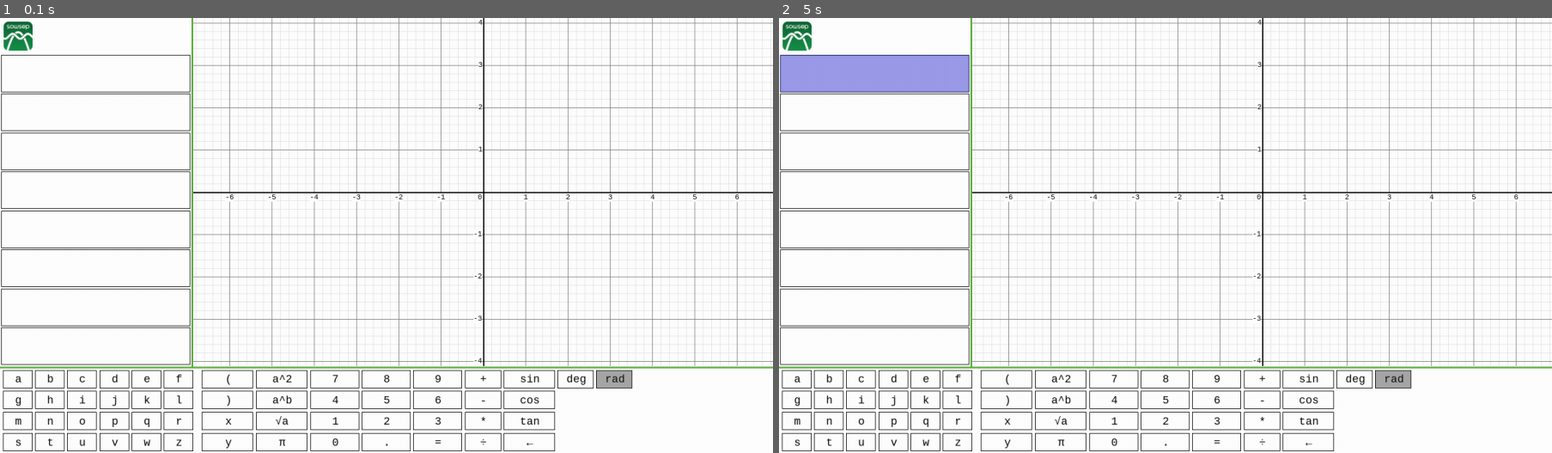
Above: before the commit, frames 1-2 (left to right).
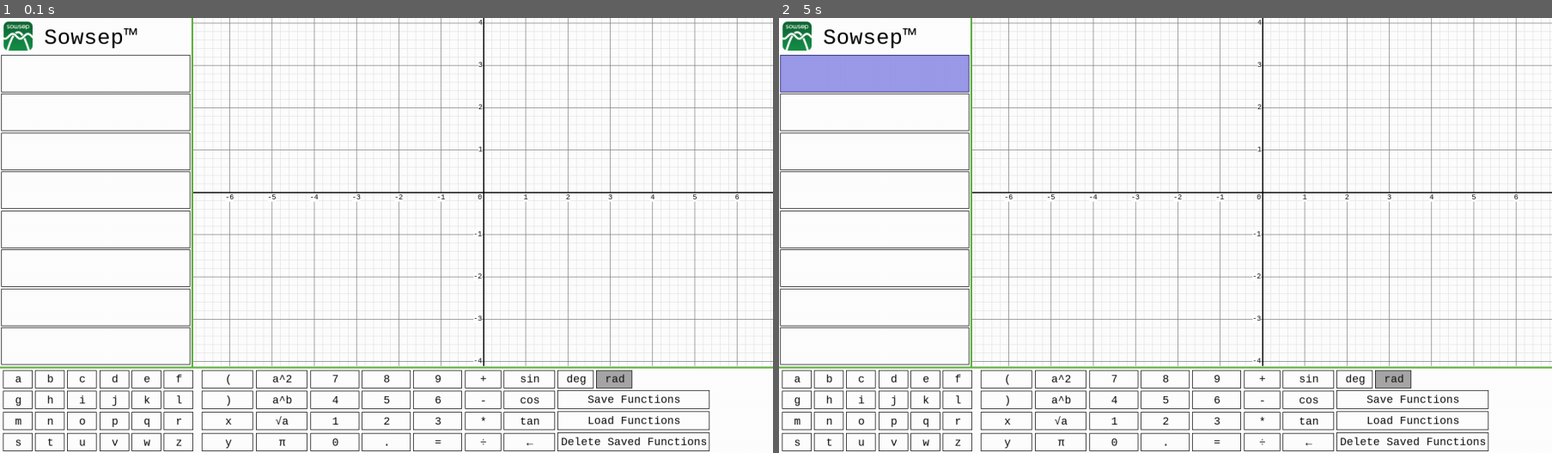
Above: after the commit, the same moments.

Repository: Asi4n-Inv4sion/Pygame-Graphing-Calculator
Game: pygame game, started from main.py
Same seed, same stepped clock (60 frames per second), same inputs: the game is played once before the commit and once after it.
Inputs (mouse positions are in pixels of both pictures, inside the frame that each line leads up to):
- Up to frame 1 (0.1 s): no input
- Up to frame 2 (5 s): click (871, 209) at 0.38 s; tap 2 at 0.67 s; tap 9 at 1.5 s; tap Enter at 1.83 s; tap 6 at 2.17 s; tap 0 at 2.5 s; hold Up 2.83-3.3 s; click (1412, 400) at 3.88 s, where only the run after the commit has a clickable "Save Functions"; click (1258, 274) at 4.45 s; click (964, 74) at 4.78 s

The runs differ from the first frame. In frame 1, 0.9% of the frame differs, in the area x 5-92%, y 2-100%; in frame 2, 0.9%.

Commit message:
Update main.py

Diff:
--- a/main.py
+++ b/main.py
@@ -2,7 +2,7 @@
 # Graphing Calculator for Pygame
 # Julian and Leo
 # User can input functions using the printed buttons or using their keyboard
-# for most functions
+# for most symbols
 # Given eight inputboxes to define variables or create functions
 #--------------------------------------------------------------------------------
 
@@ -83,6 +83,7 @@
 
     #Drawing extra GUI
     screen.blit(pymos,(6,6))
+    printText('Sowsep™',pygame.font.SysFont('consolas',40),screen,150,33)
     funcList.highlightSelectedCell(screen)
     angleMode.highlightCells(screen,[angleMode.text.index(radOrDeg)],(30,30,30))
     pygame.draw.line(screen,(97,178,66),(0.25*WIDTH-2,0),(0.25*WIDTH-2,0.8*HEIGHT),3)
@@ -97,6 +98,26 @@
     boxesUsed = [i for i,f in enumerate(funcs) if len(f) > 0]
     funcs = [Initialize(f) for f in funcs if len(f) > 0]
     return [getPoints(f,round(WIDTH*0.75),grid.scale) for f in funcs if type(f) == list and len(f) > 0]
+
+def fileFunc(f,mode):
+    if mode == 'save':
+        funcfile = open(f,'w')
+        funcfile.writelines('\n'.join(funcList.equations))
+        funcfile.close()
+    elif mode == 'load':
+        funcfile = open(f,'r')
+        funcList.equations = [line.strip() for line in funcfile.readlines()]
+        funcfile.close()
+    elif mode == 'delete':
+        funcfile = open(f,'w')
+        funcfile.writelines('')
+        funcfile.close()
+
+def printText(text, font, canvas, x, y):
+    theText = font.render(text, 1, (0,0,0))
+    textbox = theText.get_rect()
+    textbox.center = (x, y)
+    canvas.blit(theText, textbox)
 
 # keyboard grids
 grid = CalcGrid(70,70)
@@ -108,7 +129,8 @@
 miscfunc = Grid((WIDTH//2-0.24*WIDTH,0.8*HEIGHT+5,0.07*WIDTH,0.2*HEIGHT-5),4,1,1,2,('monospace',18),(0,0,0),['(',')','x','y'],True)
 variables = Grid((3,0.8*HEIGHT+5,0.25*WIDTH,0.2*HEIGHT-5),4,6,1,2,('monospace',18),(0,0,0),['a','b','c','d','e','f','g','h','i','j','k','l','m','n','o','p','q','r','s','t','u','v','w','z'],True)
 angleMode = Grid((WIDTH//2+0.22*WIDTH,0.8*HEIGHT+5,0.1*WIDTH,0.05*HEIGHT-2),1,2,1,2,('monospace',18),(0,0,0),['deg','rad'],True)
-keyboard = [keypad,operationpad,trigfunc,expofunc,miscfunc,variables,angleMode]
+filebuttons = Grid((WIDTH//2+0.22*WIDTH,0.85*HEIGHT+2,0.2*WIDTH,0.15*HEIGHT-2),3,1,1,2,('monospace',18),(0,0,0),['Save Functions','Load Functions','Delete Saved Functions'],True)
+keyboard = [keypad,operationpad,trigfunc,expofunc,miscfunc,variables,angleMode,filebuttons]
 
 tick = 0
 Use = True
@@ -165,6 +187,14 @@
                     funcList.selectedFunction = None
                 if angleMode.mouseOverCell(mp[0],mp[1]) != None:
                     radOrDeg = angleMode.text[angleMode.mouseOverCell(mp[0],mp[1])]
+                if filebuttons.mouseOverCell(mp[0],mp[1]) != None:
+                    if filebuttons.mouseOverCell(mp[0],mp[1]) == 0:
+                        fileFunc('saved_functions.txt','save')
+                    elif filebuttons.mouseOverCell(mp[0],mp[1]) == 1:
+                        fileFunc('saved_functions.txt','load')
+                    elif filebuttons.mouseOverCell(mp[0],mp[1]) == 2:
+                        fileFunc('saved_functions.txt','delete')
+
                 funcList.updateFunctions()
     tick += 1
 pygame.quit()
